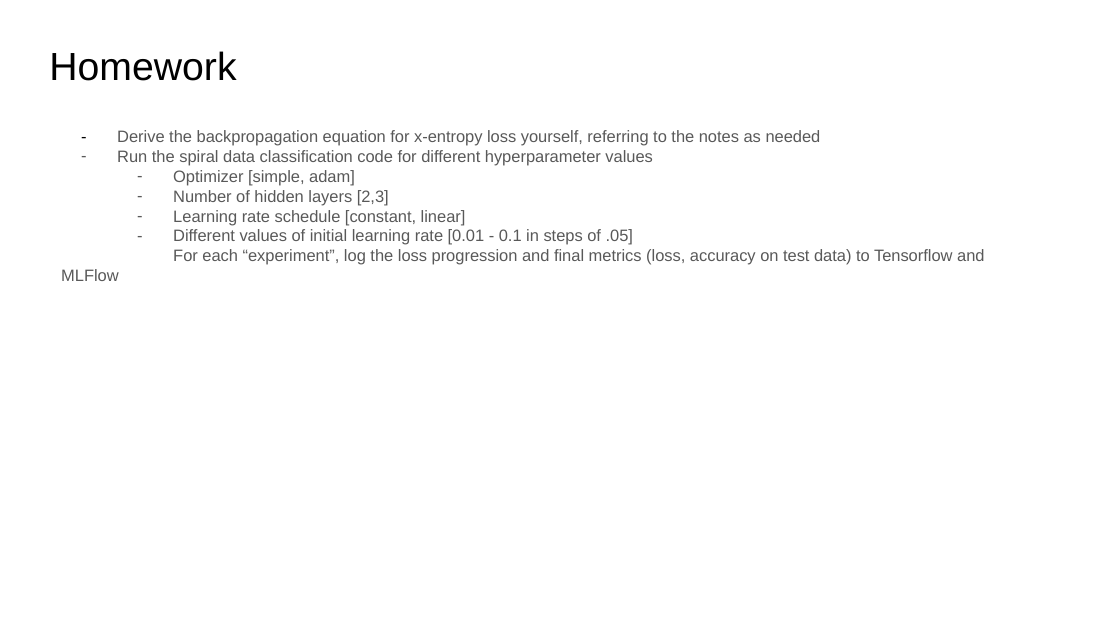
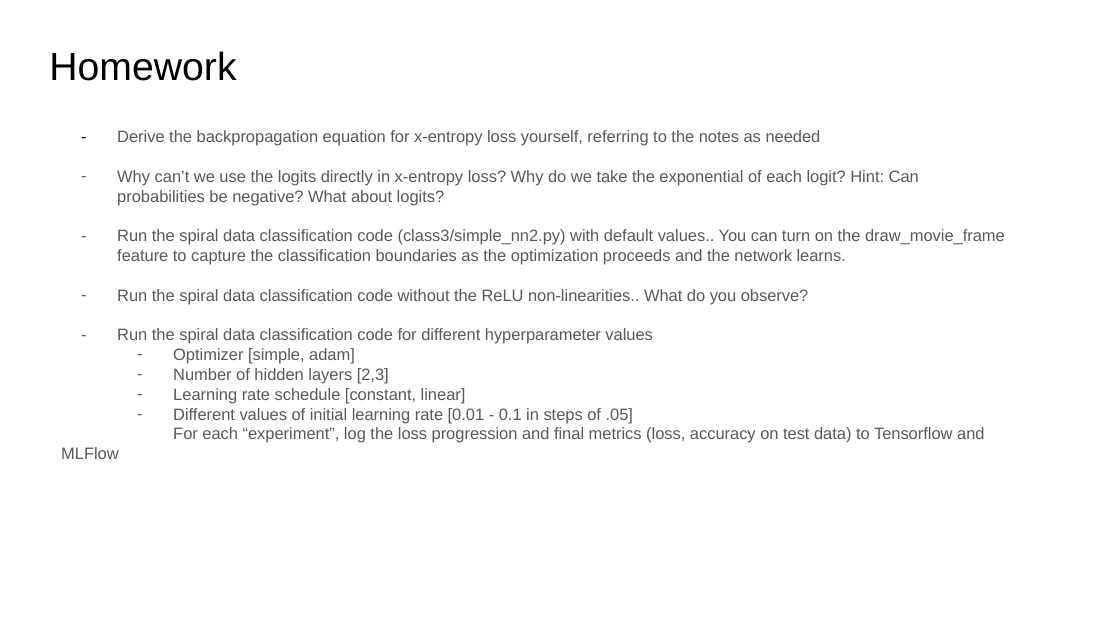
Before and after one commit to ankur6ue/deep-learning-course, a slide deck: slide 19 of class_3/deep_learning_course_class_3.pptx. Drawn at 1120x630 pixels with LibreOffice and Linux fonts; fonts in the diff are those of the drawing. Boxes give left, top, right and bottom in pixels: in the first picture for what was removed or moved away, otherwise in the second. Text is boxed around its words. In the diff, an @@ line names an element or a change of style, - is before the commit and + after.

Commit message:
Added movies

```diff
--- a/class_3/deep_learning_course_class_3.pptx
+++ b/class_3/deep_learning_course_class_3.pptx
@@ text at (117,170,1005,304): paragraphs added @@
+– Why can’t we use the logits directly in x-entropy loss? Why do we take the exponential of each logit? Hint: Can probabilities be negative? What about logits?
+– Run the spiral data classification code (class3/simple_nn2.py) with default values.. You can turn on the draw_movie_frame feature to capture the classification boundaries as the optimization proceeds and the network learns.
+– Run the spiral data classification code without the ReLU non-linearities.. What do you observe?
```
Also in this commit, not shown: 2 other slides changed, 3 other files.
